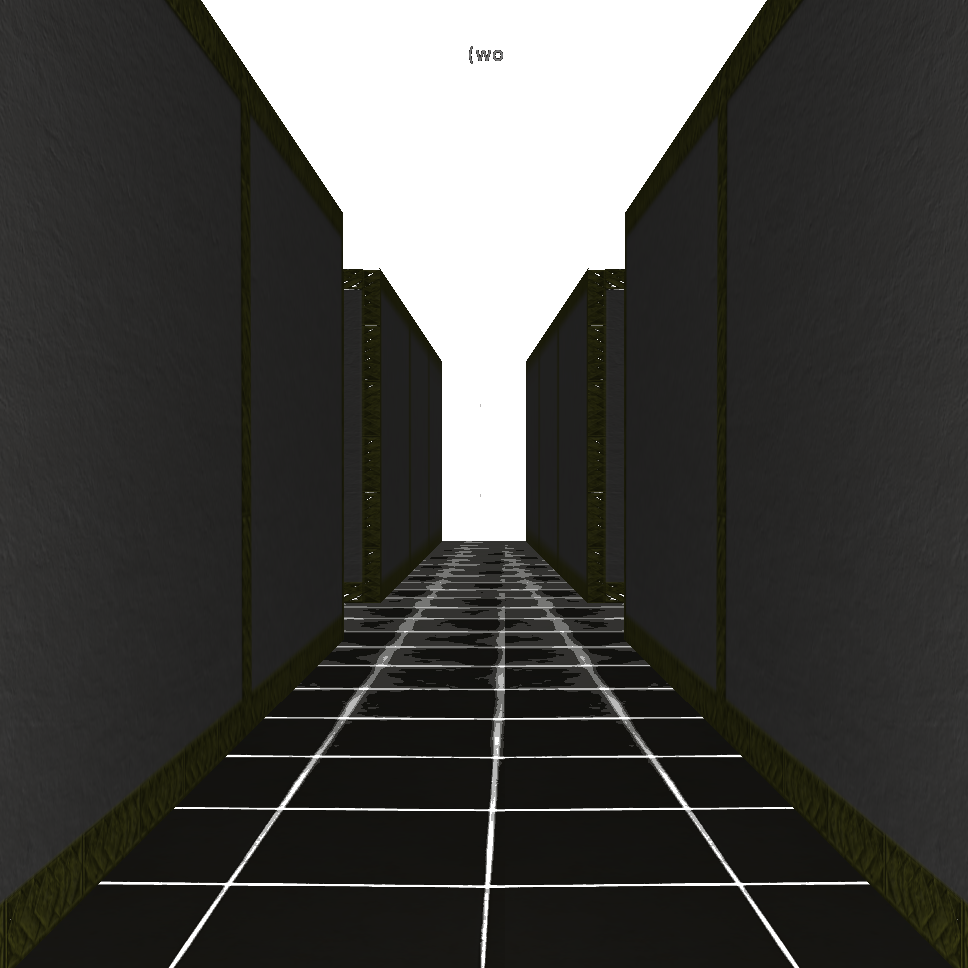
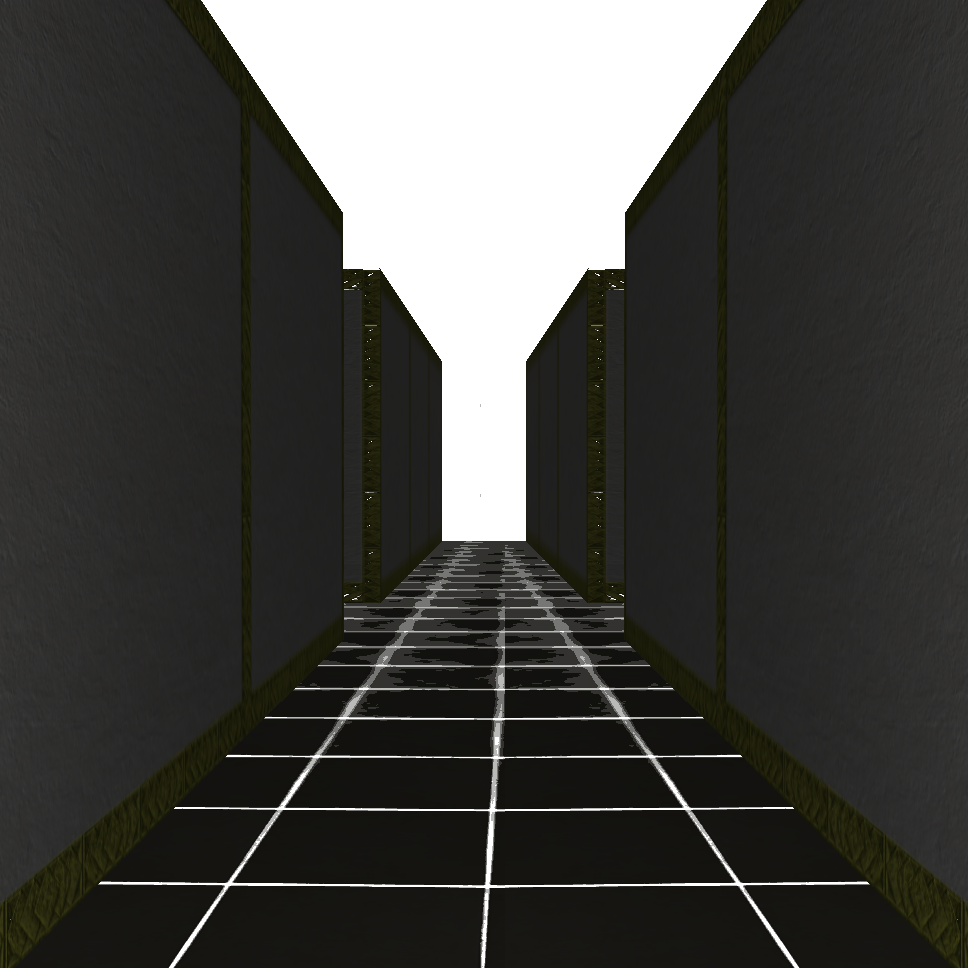
The second 968×968 image is a revision of the first. Changes to its layers:
painted on "hotel_nuclear_screen_1.png" over [469, 46, 503, 64]
